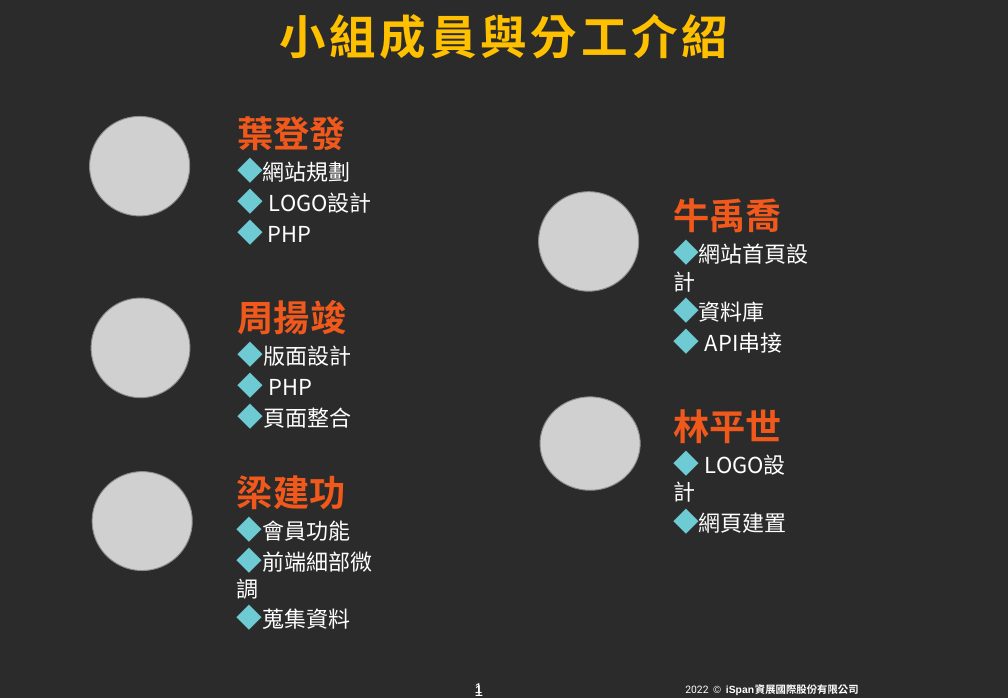
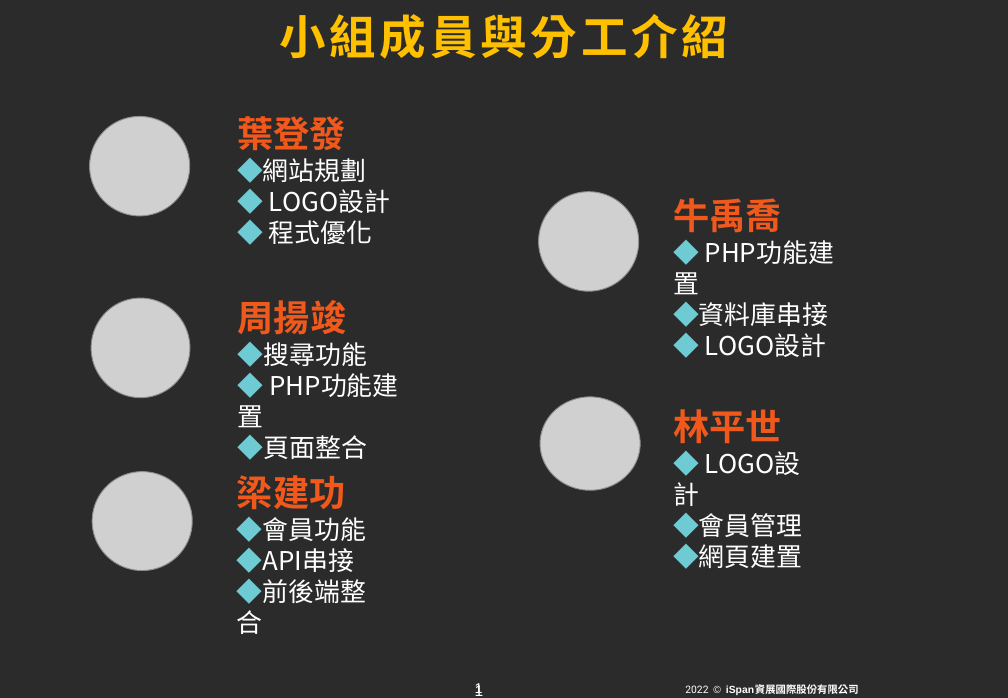
Before and after one commit to Yuchiaoniu/wandering, a slide deck: slide 2 of 葉登發/第四組 浪跡天涯（公版).pptx. Drawn at 1008x698 pixels with LibreOffice and Linux fonts; fonts in the diff are those of the drawing; grey boxes stand for pictures; background and template pictures are left out; a plain dark background stands for a picture behind light text. Boxes give left, top, right and bottom in pixels: in the first picture for what was removed or moved away, otherwise in the second. Text is boxed around its words. In the diff, an @@ line names an element or a change of style, - is before the commit and + after.

```diff
--- a/葉登發/第四組 浪跡天涯（公版).pptx
+++ b/葉登發/第四組 浪跡天涯（公版).pptx
@@ text at box(237, 158, 390, 213): size 17 to 20 pt in "◆網站規劃", "LOGO設計" @@
@@ text at box(269, 220, 373, 244): text changed; size 17 to 20 pt @@
-◆ PHP
+◆ 程式優化
@@ text at box(673, 302, 828, 357): text changed; size 17 to 20 pt @@
-◆網站首頁設計
-◆資料庫
-◆ API串接
+◆ PHP功能建置
+◆資料庫串接
+◆ LOGO設計
@@ text at box(238, 342, 367, 367): text changed; size 17 to 20 pt @@
-◆版面設計
-◆ PHP
+◆搜尋功能
+◆ PHP功能建置
@@ text at box(238, 435, 367, 460): size 17 to 20 pt in "◆頁面整合"; indent changed @@
@@ text at box(237, 517, 366, 542): size 17 to 20 pt in "◆會員功能"; indent changed @@
@@ text at box(673, 513, 802, 538): paragraph added @@
+◆會員管理
@@ text at box(237, 548, 366, 604): text changed; size 17 to 20 pt @@
-◆前端細部微調
-◆蒐集資料
+◆API串接
+◆前後端整合
@@ text at box(673, 544, 802, 569): size 17 to 20 pt in "LOGO設計", "◆網頁建置"; indent changed @@
```
Also in this commit, not shown: 8 other slides changed, 1 slide added, 1 slide removed.
